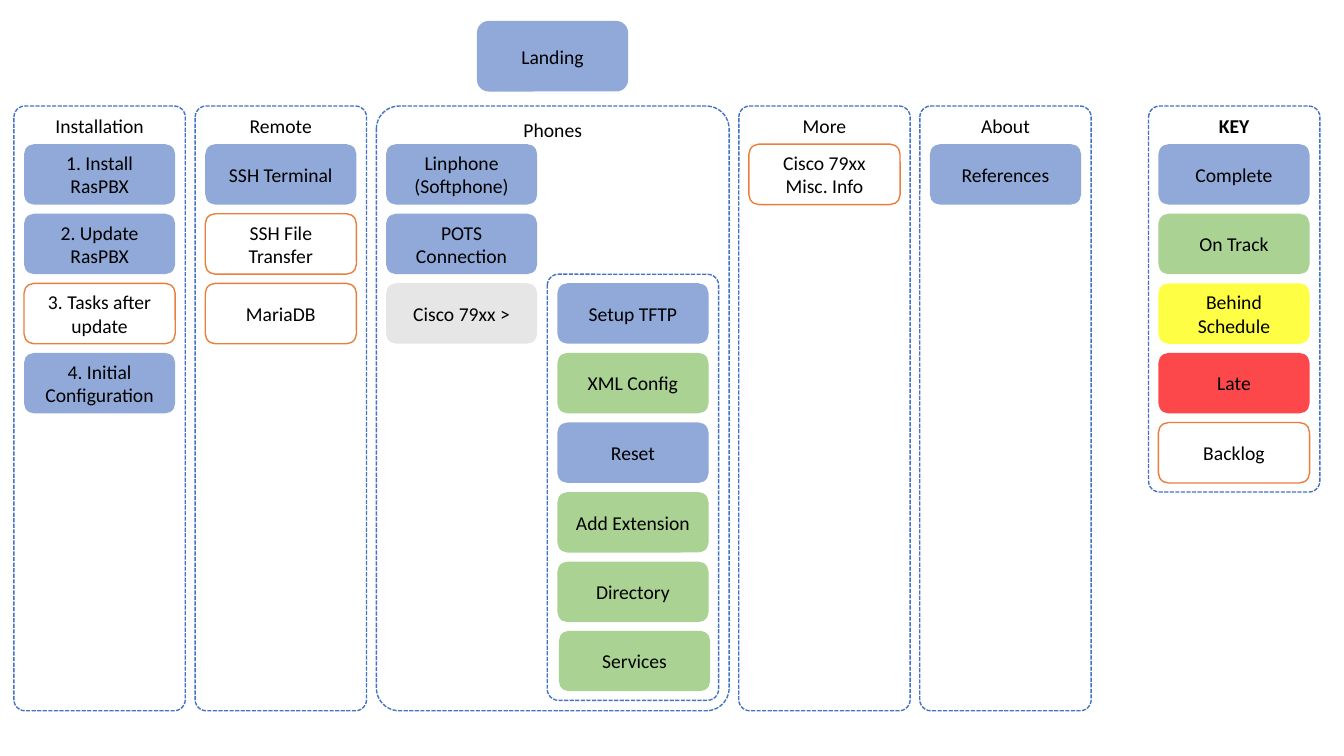
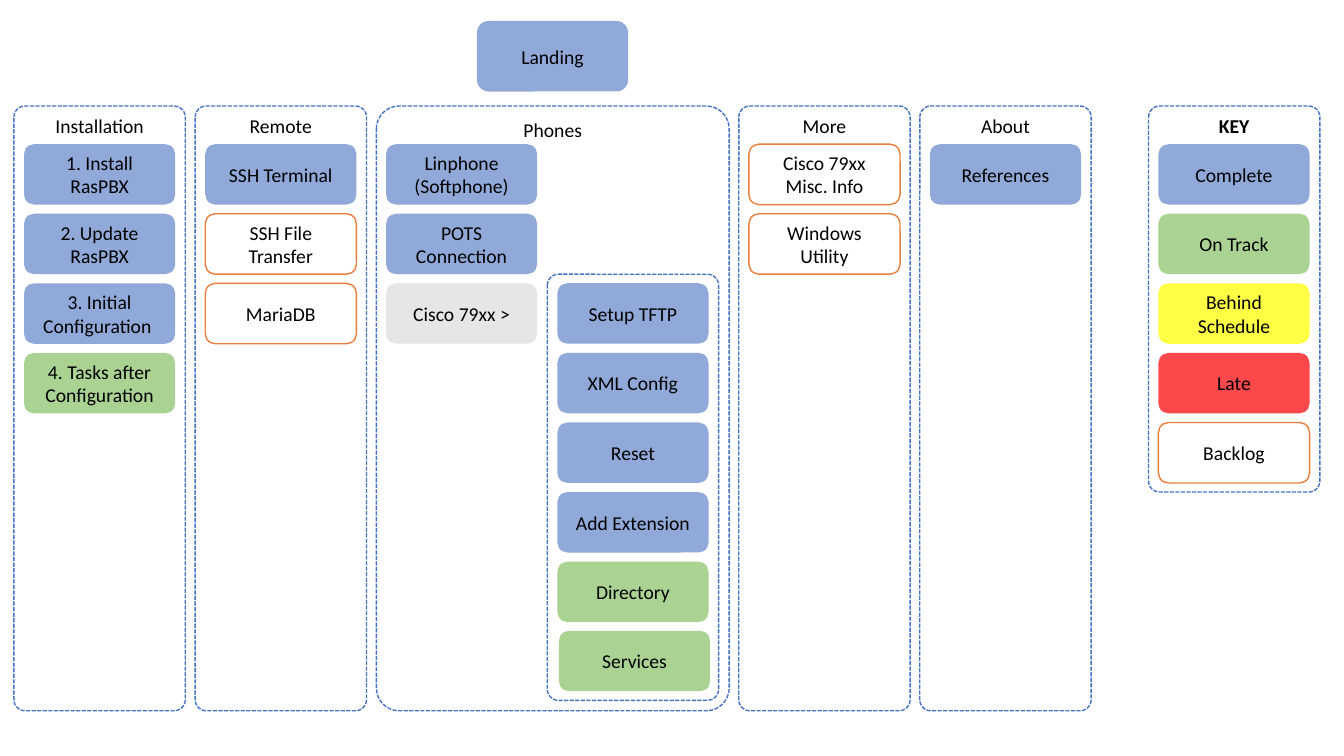
Before and after one commit to richteel/RasPBX_Build, a slide deck: slide 1 of Pages Status.pptx. Drawn at 1344x756 pixels with LibreOffice and Linux fonts; fonts in the diff are those of the drawing. Boxes give left, top, right and bottom in pixels: in the first picture for what was removed or moved away, otherwise in the second. Text is boxed around its words. In the diff, an @@ line names an element or a change of style, - is before the commit and + after.

Commit message:
- Added more information regarding Cisco 79xx extensions - Added content for Cisco 79xx configuration XML files

```diff
--- a/Pages Status.pptx
+++ b/Pages Status.pptx
@@ rounded rectangle added at (749, 214, 900, 274), fill #FFFFFF, outline #EB7E3C 1 pt, 14 pt, text #000000 @@
+Windows Utility
@@ rounded rectangle "3. Initial Configuration" at (24, 283, 175, 344): fill #FFFFFF to #90A9D9; outline #EB7E3C 1 pt to none @@
@@ text in rounded rectangle at (43, 295, 151, 337): text changed @@
-3. Tasks after update
+3. Initial Configuration
@@ rounded rectangle "4. Tasks after Configuration" at (24, 353, 175, 413): fill #90A9D9 to #AAD293 @@
@@ rounded rectangle "XML Config" at (558, 353, 709, 413): fill #AAD293 to #90A9D9 @@
@@ text in rounded rectangle at (45, 365, 153, 406): text changed @@
-4. Initial Configuration
+4. Tasks after Configuration
@@ rounded rectangle "Add Extension" at (558, 492, 709, 553): fill #AAD293 to #90A9D9 @@
```
Also in this commit, not shown: 33 other files.
